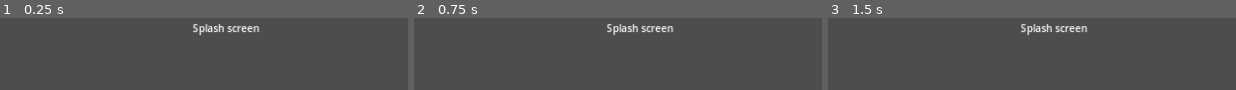
Above: before the commit, frames 1-3 (left to right).
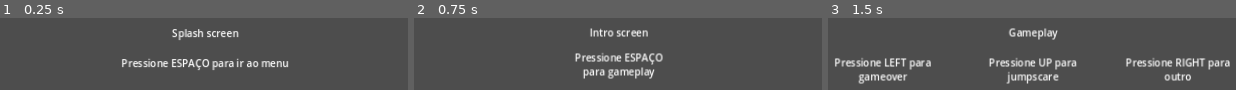
Above: after the commit, the same moments.

Repository: nawarian/imobilidade-urbana
Game: Godot game, scene res://game.tscn
The game is run twice, just before and just after one commit, with the same random seed, the same clock (stepped at 60 frames per second) and the same inputs.
Inputs:
- Up to frame 1 (0.25 s): no input
- Up to frame 2 (0.75 s): tap Space at 0.5 s; tap Enter (ui_accept) at 0.6 s
- Up to frame 3 (1.5 s): tap Enter (ui_accept) at 0.77, 1.07, 1.25, 1.35 s

The runs differ from the first frame. In frame 1, 4.5% of the frame differs, in the area x 29-71%, y 8-73%; in frame 2, 5.0%; in frame 3, 9.6%, in the area x 1-99%, y 8-92%.

Commit message:
feat(scenes) transition to placeholder scenes

Diff:
--- a/game.gd
+++ b/game.gd
@@ -3,4 +3,4 @@
 @onready var splash_scene: PackedScene = preload("res://scenes/splash/splash.tscn")
 
 func _ready():
-	SceneManager.change_to(splash_scene, false, 0, false, 0)
+	SceneManager.change_to(splash_scene)
--- /dev/null
+++ b/scenes/credits/credits.gd
@@ -0,0 +1,10 @@
+extends Control
+
+@onready var menu_scene: PackedScene = preload("res://scenes/mainmenu/mainmenu.tscn")
+
+func _process(delta):
+	if Input.is_action_just_released("ui_accept"):
+		if not menu_scene.can_instantiate():
+			menu_scene = load("res://scenes/mainmenu/mainmenu.tscn")
+
+		SceneManager.change_to(menu_scene)
--- a/scenes/credits/credits.tscn
+++ b/scenes/credits/credits.tscn
@@ -1,4 +1,6 @@
-[gd_scene format=3 uid="uid://6m353ccpd3af"]
+[gd_scene load_steps=2 format=3 uid="uid://6m353ccpd3af"]
+
+[ext_resource type="Script" path="res://scenes/credits/credits.gd" id="1_mt2xo"]
 
 [node name="Credits" type="Control"]
 layout_mode = 3
@@ -7,6 +9,7 @@
 anchor_bottom = 1.0
 grow_horizontal = 2
 grow_vertical = 2
+script = ExtResource("1_mt2xo")
 
 [node name="RichTextLabel" type="RichTextLabel" parent="."]
 layout_mode = 1
@@ -23,3 +26,19 @@
 grow_vertical = 2
 bbcode_enabled = true
 text = "[center]Credits[/center]"
+
+[node name="RichTextLabel2" type="RichTextLabel" parent="."]
+layout_mode = 1
+anchors_preset = 8
+anchor_left = 0.5
+anchor_top = 0.5
+anchor_right = 0.5
+anchor_bottom = 0.5
+offset_left = -88.0
+offset_top = 20.0
+offset_right = 88.0
+offset_bottom = 72.0
+grow_horizontal = 2
+grow_vertical = 2
+bbcode_enabled = true
+text = "[center]Pressione ESPAÇO para voltar ao menu[/center]"
--- /dev/null
+++ b/scenes/gameover/gameover.gd
@@ -0,0 +1 @@
+extends Control
--- a/scenes/gameover/gameover.tscn
+++ b/scenes/gameover/gameover.tscn
@@ -1,4 +1,17 @@
-[gd_scene format=3 uid="uid://cgiit67wf2dyw"]
+[gd_scene load_steps=2 format=3 uid="uid://cgiit67wf2dyw"]
+
+[sub_resource type="GDScript" id="GDScript_ile68"]
+script/source = "extends Control
+
+@onready var menu_scene: PackedScene = preload(\"res://scenes/mainmenu/mainmenu.tscn\")
+
+func _process(delta):
+	if Input.is_action_just_released(\"ui_accept\"):
+		if not menu_scene.can_instantiate():
+			menu_scene = load(\"res://scenes/mainmenu/mainmenu.tscn\")
+
+		SceneManager.change_to(menu_scene)
+"
 
 [node name="Gameover" type="Control"]
 layout_mode = 3
@@ -7,6 +20,7 @@
 anchor_bottom = 1.0
 grow_horizontal = 2
 grow_vertical = 2
+script = SubResource("GDScript_ile68")
 
 [node name="RichTextLabel" type="RichTextLabel" parent="."]
 layout_mode = 1
@@ -23,3 +37,19 @@
 grow_vertical = 2
 bbcode_enabled = true
 text = "[center]Gameover[/center]"
+
+[node name="RichTextLabel2" type="RichTextLabel" parent="."]
+layout_mode = 1
+anchors_preset = 8
+anchor_left = 0.5
+anchor_top = 0.5
+anchor_right = 0.5
+anchor_bottom = 0.5
+offset_left = -96.0
+offset_top = 20.0
+offset_right = 96.0
+offset_bottom = 72.0
+grow_horizontal = 2
+grow_vertical = 2
+bbcode_enabled = true
+text = "[center]Pressione ESPAÇO para voltar ao menu[/center]"
--- /dev/null
+++ b/scenes/gameplay/gameplay.gd
@@ -0,0 +1 @@
+extends Control
--- a/scenes/gameplay/gameplay.tscn
+++ b/scenes/gameplay/gameplay.tscn
@@ -1,4 +1,20 @@
-[gd_scene format=3 uid="uid://bkhs6kpf2s6f1"]
+[gd_scene load_steps=2 format=3 uid="uid://bkhs6kpf2s6f1"]
+
+[sub_resource type="GDScript" id="GDScript_t226l"]
+script/source = "extends Control
+
+@onready var gameover_scene: PackedScene = preload(\"res://scenes/gameover/gameover.tscn\")
+@onready var jumpscare_scene: PackedScene = preload(\"res://scenes/jumpscare/jumpscare.tscn\")
+@onready var outro_scene: PackedScene = preload(\"res://scenes/outro/outro.tscn\")
+
+func _process(delta):
+	if Input.is_action_just_released(\"ui_left\"):
+		SceneManager.change_to(gameover_scene)
+	if Input.is_action_just_released(\"ui_up\"):
+		SceneManager.change_to(jumpscare_scene)
+	if Input.is_action_just_released(\"ui_right\"):
+		SceneManager.change_to(outro_scene)
+"
 
 [node name="Gameplay" type="Control"]
 layout_mode = 3
@@ -7,6 +23,7 @@
 anchor_bottom = 1.0
 grow_horizontal = 2
 grow_vertical = 2
+script = SubResource("GDScript_t226l")
 
 [node name="RichTextLabel" type="RichTextLabel" parent="."]
 layout_mode = 1
@@ -23,3 +40,51 @@
 grow_vertical = 2
 bbcode_enabled = true
 text = "[center]Gameplay[/center]"
+
+[node name="RichTextLabel2" type="RichTextLabel" parent="."]
+layout_mode = 1
+anchors_preset = 8
+anchor_left = 0.5
+anchor_top = 0.5
+anchor_right = 0.5
+anchor_bottom = 0.5
+offset_left = -328.0
+offset_top = 28.0
+offset_right = -152.0
+offset_bottom = 80.0
+grow_horizontal = 2
+grow_vertical = 2
+bbcode_enabled = true
+text = "[center]Pressione LEFT para gameover[/center]"
+
+[node name="RichTextLabel3" type="RichTextLabel" parent="."]
+layout_mode = 1
+anchors_preset = 8
+anchor_left = 0.5
+anchor_top = 0.5
+anchor_right = 0.5
+anchor_bottom = 0.5
+offset_left = -88.0
+offset_top = 28.0
+offset_right = 88.0
+offset_bottom = 80.0
+grow_horizontal = 2
+grow_vertical = 2
+bbcode_enabled = true
+text = "[center]Pressione UP para jumpscare[/center]"
+
+[node name="RichTextLabel4" type="RichTextLabel" parent="."]
+layout_mode = 1
+anchors_preset = 8
+anchor_left = 0.5
+anchor_top = 0.5
+anchor_right = 0.5
+anchor_bottom = 0.5
+offset_left = 144.0
+offset_top = 28.0
+offset_right = 320.0
+offset_bottom = 80.0
+grow_horizontal = 2
+grow_vertical = 2
+bbcode_enabled = true
+text = "[center]Pressione RIGHT para outro[/center]"
--- /dev/null
+++ b/scenes/intro/intro.gd
@@ -0,0 +1,7 @@
+extends Control
+
+@onready var gameplay_scene: PackedScene = preload("res://scenes/gameplay/gameplay.tscn")
+
+func _process(delta):
+	if Input.is_action_just_released("ui_accept"):
+		SceneManager.change_to(gameplay_scene)
--- a/scenes/intro/intro.tscn
+++ b/scenes/intro/intro.tscn
@@ -1,4 +1,6 @@
-[gd_scene format=3 uid="uid://b6ty6ioxqkwxm"]
+[gd_scene load_steps=2 format=3 uid="uid://b6ty6ioxqkwxm"]
+
+[ext_resource type="Script" path="res://scenes/intro/intro.gd" id="1_ttoj4"]
 
 [node name="Intro" type="Control"]
 layout_mode = 3
@@ -7,6 +9,7 @@
 anchor_bottom = 1.0
 grow_horizontal = 2
 grow_vertical = 2
+script = ExtResource("1_ttoj4")
 
 [node name="RichTextLabel" type="RichTextLabel" parent="."]
 layout_mode = 1
@@ -23,3 +26,19 @@
 grow_vertical = 2
 bbcode_enabled = true
 text = "[center]Intro screen[/center]"
+
+[node name="RichTextLabel2" type="RichTextLabel" parent="."]
+layout_mode = 1
+anchors_preset = 8
+anchor_left = 0.5
+anchor_top = 0.5
+anchor_right = 0.5
+anchor_bottom = 0.5
+offset_left = -88.0
+offset_top = 20.0
+offset_right = 88.0
+offset_bottom = 72.0
+grow_horizontal = 2
+grow_vertical = 2
+bbcode_enabled = true
+text = "[center]Pressione ESPAÇO para gameplay[/center]"
--- /dev/null
+++ b/scenes/jumpscare/jumpscare.gd
@@ -0,0 +1,10 @@
+extends Control
+
+@onready var gameplay_scene: PackedScene = preload("res://scenes/gameplay/gameplay.tscn")
+
+func _process(delta):
+	if Input.is_action_just_released("ui_accept"):
+		if not gameplay_scene.can_instantiate():
+			gameplay_scene = load("res://scenes/gameplay/gameplay.tscn")
+
+		SceneManager.change_to(gameplay_scene)
--- a/scenes/jumpscare/jumpscare.tscn
+++ b/scenes/jumpscare/jumpscare.tscn
@@ -1,4 +1,6 @@
-[gd_scene format=3 uid="uid://dpbvak85bu7m1"]
+[gd_scene load_steps=2 format=3 uid="uid://dpbvak85bu7m1"]
+
+[ext_resource type="Script" path="res://scenes/jumpscare/jumpscare.gd" id="1_h2ckb"]
 
 [node name="Jumpscare" type="Control"]
 layout_mode = 3
@@ -7,6 +9,7 @@
 anchor_bottom = 1.0
 grow_horizontal = 2
 grow_vertical = 2
+script = ExtResource("1_h2ckb")
 
 [node name="RichTextLabel" type="RichTextLabel" parent="."]
 layout_mode = 1
@@ -23,3 +26,19 @@
 grow_vertical = 2
 bbcode_enabled = true
 text = "[center]Jumpscare[/center]"
+
+[node name="RichTextLabel2" type="RichTextLabel" parent="."]
+layout_mode = 1
+anchors_preset = 8
+anchor_left = 0.5
+anchor_top = 0.5
+anchor_right = 0.5
+anchor_bottom = 0.5
+offset_left = -112.0
+offset_top = 20.0
+offset_right = 112.0
+offset_bottom = 72.0
+grow_horizontal = 2
+grow_vertical = 2
+bbcode_enabled = true
+text = "[center]Pressione ESPAÇO para voltar ao jogo[/center]"
--- /dev/null
+++ b/scenes/mainmenu/mainmenu.gd
@@ -0,0 +1,7 @@
+extends Control
+
+@onready var intro_scene: PackedScene = preload("res://scenes/intro/intro.tscn")
+
+func _process(delta):
+	if Input.is_action_just_released("ui_accept"):
+		SceneManager.change_to(intro_scene)
--- a/scenes/mainmenu/mainmenu.tscn
+++ b/scenes/mainmenu/mainmenu.tscn
@@ -1,4 +1,6 @@
-[gd_scene format=3 uid="uid://cpavypqwqukme"]
+[gd_scene load_steps=2 format=3 uid="uid://cpavypqwqukme"]
+
+[ext_resource type="Script" path="res://scenes/mainmenu/mainmenu.gd" id="1_jfut6"]
 
 [node name="MainMenu" type="Control"]
 layout_mode = 3
@@ -7,6 +9,7 @@
 anchor_bottom = 1.0
 grow_horizontal = 2
 grow_vertical = 2
+script = ExtResource("1_jfut6")
 
 [node name="RichTextLabel" type="RichTextLabel" parent="."]
 layout_mode = 1
@@ -23,3 +26,19 @@
 grow_vertical = 2
 bbcode_enabled = true
 text = "[center]Main menu[/center]"
+
+[node name="RichTextLabel3" type="RichTextLabel" parent="."]
+layout_mode = 1
+anchors_preset = 8
+anchor_left = 0.5
+anchor_top = 0.5
+anchor_right = 0.5
+anchor_bottom = 0.5
+offset_left = -120.0
+offset_top = 29.0
+offset_right = 120.0
+offset_bottom = 88.0
+grow_horizontal = 2
+grow_vertical = 2
+bbcode_enabled = true
+text = "[center]Pressione ESPAÇO para intro[/center]"
--- /dev/null
+++ b/scenes/outro/outro.gd
@@ -0,0 +1,7 @@
+extends Control
+
+@onready var credits_scene: PackedScene = preload("res://scenes/credits/credits.tscn")
+
+func _process(delta):
+	if Input.is_action_just_released("ui_accept"):
+		SceneManager.change_to(credits_scene)
--- a/scenes/outro/outro.tscn
+++ b/scenes/outro/outro.tscn
@@ -1,4 +1,6 @@
-[gd_scene format=3 uid="uid://n5lm6tqd6gdn"]
+[gd_scene load_steps=2 format=3 uid="uid://n5lm6tqd6gdn"]
+
+[ext_resource type="Script" path="res://scenes/outro/outro.gd" id="1_23vix"]
 
 [node name="Outro" type="Control"]
 layout_mode = 3
@@ -7,6 +9,7 @@
 anchor_bottom = 1.0
 grow_horizontal = 2
 grow_vertical = 2
+script = ExtResource("1_23vix")
 
 [node name="RichTextLabel" type="RichTextLabel" parent="."]
 layout_mode = 1
@@ -23,3 +26,19 @@
 grow_vertical = 2
 bbcode_enabled = true
 text = "[center]Outro screen[/center]"
+
+[node name="RichTextLabel2" type="RichTextLabel" parent="."]
+layout_mode = 1
+anchors_preset = 8
+anchor_left = 0.5
+anchor_top = 0.5
+anchor_right = 0.5
+anchor_bottom = 0.5
+offset_left = -104.0
+offset_top = 20.0
+offset_right = 104.0
+offset_bottom = 80.0
+grow_horizontal = 2
+grow_vertical = 2
+bbcode_enabled = true
+text = "[center]Pressione ESPAÇO para ver os cŕeditos[/center]"
--- /dev/null
+++ b/scenes/splash/splash.gd
@@ -0,0 +1,7 @@
+extends Control
+
+@onready var menu_scene: PackedScene = preload("res://scenes/mainmenu/mainmenu.tscn")
+
+func _process(delta):
+	if Input.is_action_just_released("ui_accept"):
+		SceneManager.change_to(menu_scene)
--- a/scenes/splash/splash.tscn
+++ b/scenes/splash/splash.tscn
@@ -1,10 +1,44 @@
-[gd_scene format=3 uid="uid://dbxxfbwssx73m"]
+[gd_scene load_steps=2 format=3 uid="uid://dbxxfbwssx73m"]
 
-[node name="Splash" type="Node2D"]
+[ext_resource type="Script" path="res://scenes/splash/splash.gd" id="1_yug3l"]
+
+[node name="Splash" type="Control"]
+layout_mode = 3
+anchors_preset = 15
+anchor_right = 1.0
+anchor_bottom = 1.0
+grow_horizontal = 2
+grow_vertical = 2
+script = ExtResource("1_yug3l")
 
 [node name="RichTextLabel" type="RichTextLabel" parent="."]
-offset_left = 620.0
-offset_top = 333.0
-offset_right = 734.0
-offset_bottom = 372.0
-text = "Splash screen"
+layout_mode = 1
+anchors_preset = 8
+anchor_left = 0.5
+anchor_top = 0.5
+anchor_right = 0.5
+anchor_bottom = 0.5
+offset_left = -136.0
+offset_top = -19.0
+offset_right = 136.0
+offset_bottom = 8.0
+grow_horizontal = 2
+grow_vertical = 2
+bbcode_enabled = true
+text = "[center]Splash screen[/center]"
+
+[node name="RichTextLabel2" type="RichTextLabel" parent="."]
+layout_mode = 1
+anchors_preset = 8
+anchor_left = 0.5
+anchor_top = 0.5
+anchor_right = 0.5
+anchor_bottom = 0.5
+offset_left = -136.0
+offset_top = 29.0
+offset_right = 136.0
+offset_bottom = 56.0
+grow_horizontal = 2
+grow_vertical = 2
+bbcode_enabled = true
+text = "[center]Pressione ESPAÇO para ir ao menu[/center]"
--- a/scripts/scene_manager.gd
+++ b/scripts/scene_manager.gd
@@ -1,37 +1,4 @@
 extends Node
 
-var fade_rect: ColorRect
-var scene_container: Node2D
-
-func _ready():
-	fade_rect = get_node("/root/Game/MainControl/FadeRect")
-	fade_rect.visible = false
-	fade_rect.modulate.a = 0
-
-	scene_container = get_node("/root/Game/SceneContainer")
-
-func change_to(
-	next_scene: PackedScene,
-	fade_out: bool = true,
-	fade_out_seconds: float = 1,
-	fade_in: bool = true,
-	fade_in_seconds: float = 1,
-) -> void:
-	var fade_tween = create_tween()
-	var new_scene = next_scene.instantiate()
-
-	if fade_out:
-		fade_rect.visible = true
-		fade_tween.tween_property(fade_rect, "modulate:a", 1, fade_out_seconds)
-
-	fade_tween.tween_callback(_do_change_to.bind(new_scene))
-
-	if fade_in:
-		fade_tween.tween_property(fade_rect, "modulate:a", 0, fade_in_seconds)
-		fade_tween.tween_property(fade_rect, "visible", false, 0)
-
-func _do_change_to(scene: Node):
-	for c in scene_container.get_children():
-		c.queue_free()
-
-	scene_container.add_child(scene)
+func change_to(next_scene: PackedScene):
+	get_tree().change_scene_to_packed(next_scene)
